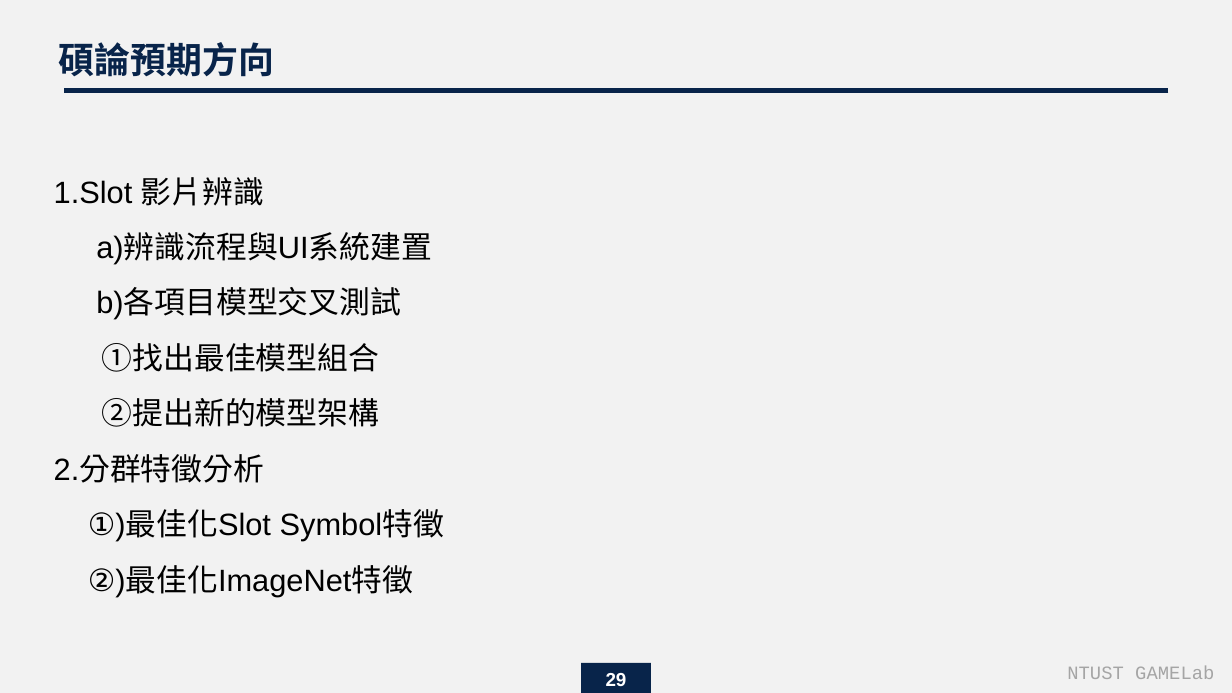
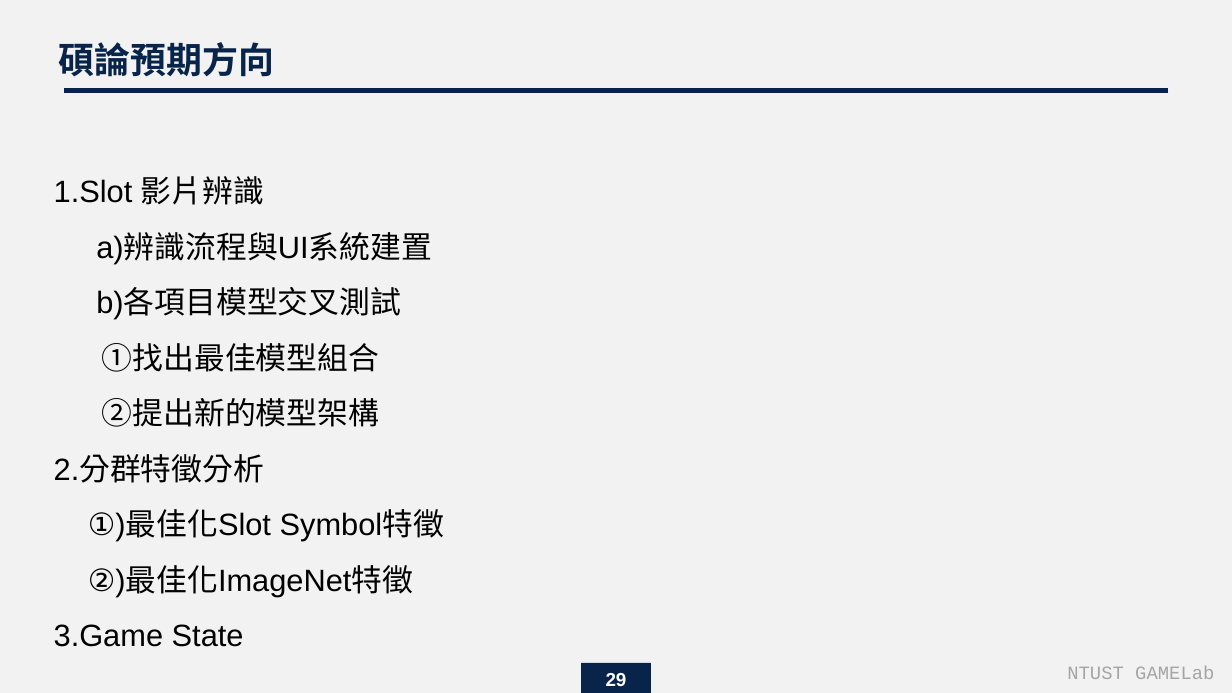
Before and after one commit to endman100/paper-, a slide deck: slide 29 of Does Robustness on ImageNet Transfer to Downstream Tasks.pptx. Drawn at 1232x693 pixels with LibreOffice and Linux fonts; fonts in the diff are those of the drawing. Boxes give left, top, right and bottom in pixels: in the first picture for what was removed or moved away, otherwise in the second. Text is boxed around its words. In the diff, an @@ line names an element or a change of style, - is before the commit and + after.

```diff
--- a/Does Robustness on ImageNet Transfer to Downstream Tasks.pptx
+++ b/Does Robustness on ImageNet Transfer to Downstream Tasks.pptx
@@ text at box(54, 624, 244, 647): paragraph added @@
+  3.Game State
```
